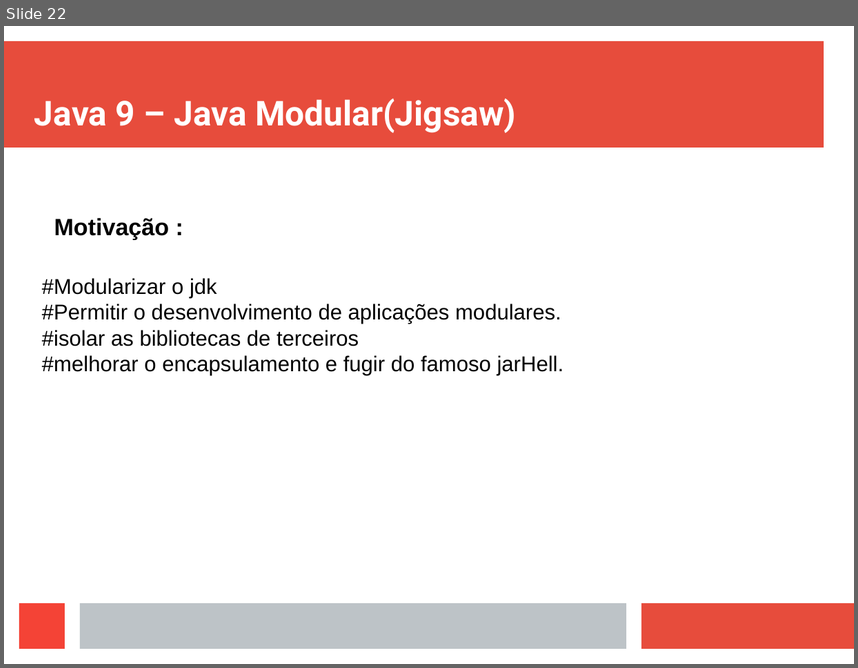
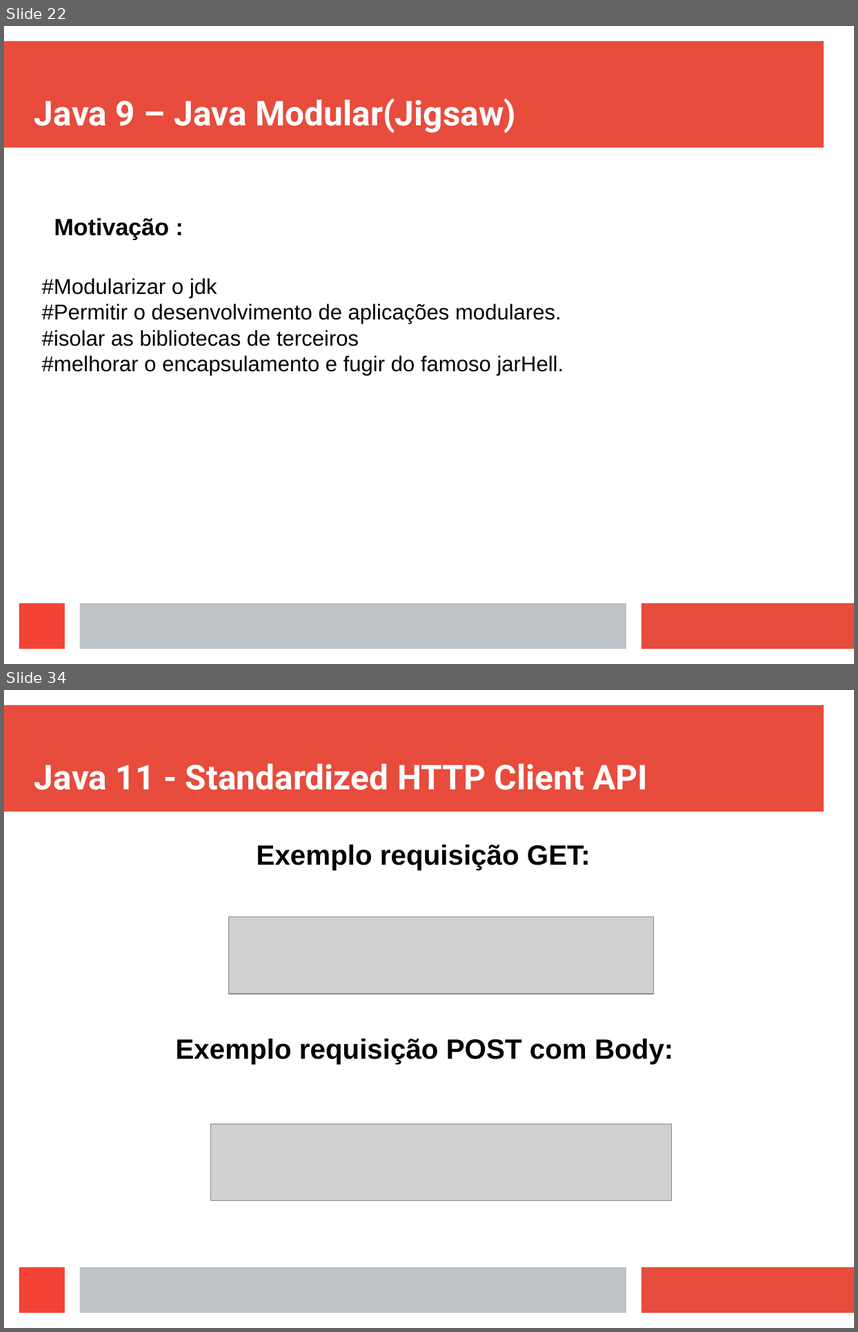
Before and after one commit to viniciusFortti/test, a slide deck: Apresentação/ApresentaçãoTerceiraSemana.odp. Shown one above the other, each under a label of ours: slide 22 before the commit, slides 22 and 34 after it; the slides between them are not shown. The pictures are 858x668 and 858x1332 pixels, drawn with LibreOffice and Linux fonts; fonts in the diff are those of the drawing; grey boxes stand for pictures. Boxes give left, top, right and bottom in pixels: in the first picture for what was removed or moved away, otherwise in the second. Text is boxed around its words. In the diff, an @@ line names an element or a change of style, - is before the commit and + after.

```diff
--- a/Apresentação/ApresentaçãoTerceiraSemana.odp
+++ b/Apresentação/ApresentaçãoTerceiraSemana.odp
@@ slide 34 added at box(4, 690, 854, 1328), background #FFFFFF; not listed: 4 template elements that a slide beside it also shows @@
@@ title added at box(34, 763, 648, 790), 32 pt, text #FFFFFF, bold @@
+Java 11 - Standardized HTTP Client API
@@ text added at box(257, 844, 590, 870), 26 pt, text #000000, bold @@
+Exemplo requisição GET:
@@ picture added at box(229, 917, 654, 994) @@
@@ text added at box(176, 1038, 673, 1064), 26 pt, text #000000, bold @@
+Exemplo requisição POST com Body:
@@ picture added at box(211, 1123, 672, 1200) @@
```
Also in this commit, not shown: 11 other slides added, 3 other files.
